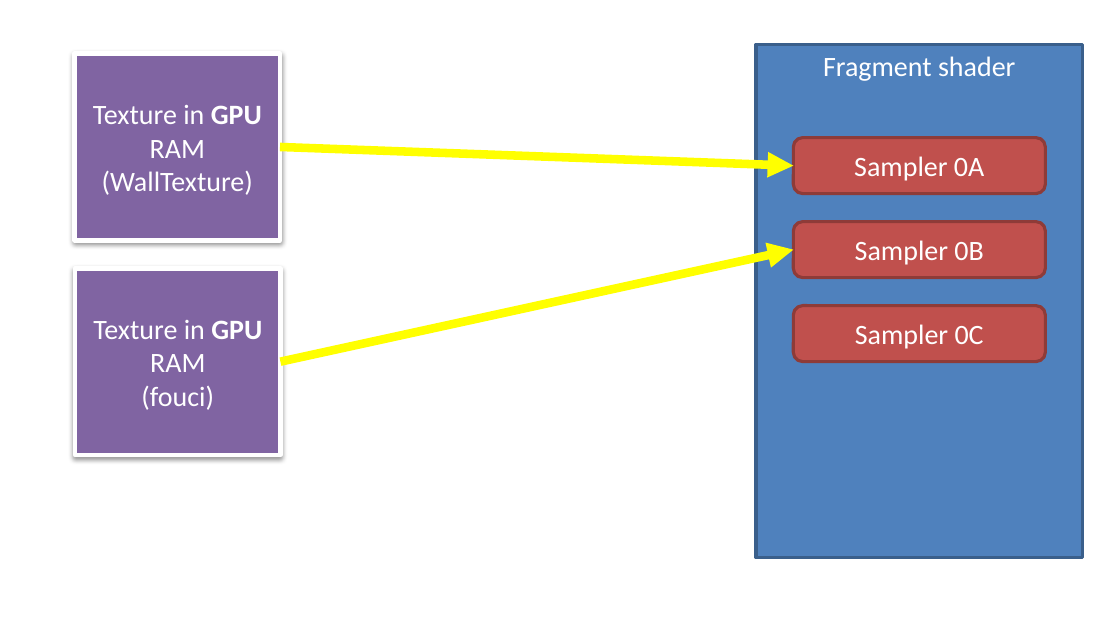
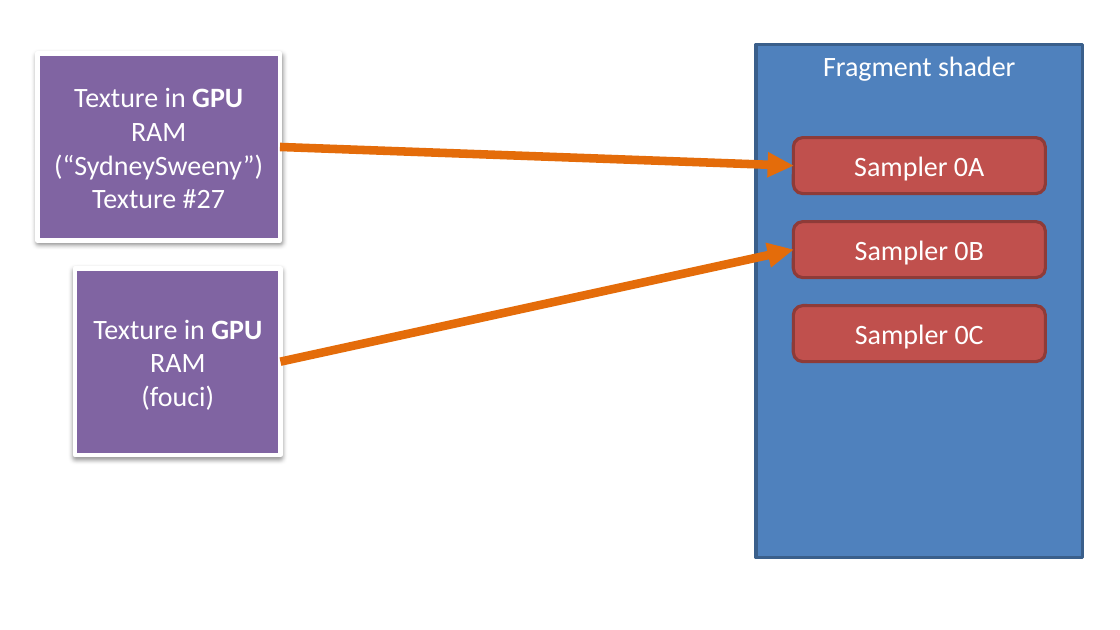
Before and after one commit to FeeneyCodes/INFO3111S25, a slide deck: slide 6 of Lectures/Day_12 Texturing, part 1/INFO3111_Texture_mapping (code on last slide).pptx. Drawn at 1120x630 pixels with LibreOffice and Linux fonts; fonts in the diff are those of the drawing. Boxes give left, top, right and bottom in pixels: in the first picture for what was removed or moved away, otherwise in the second. Text is boxed around its words. In the diff, an @@ line names an element or a change of style, - is before the commit and + after.

Commit message:
Added a powerpoint. Corrected spelling error

```diff
--- a/Lectures/Day_12 Texturing, part 1/INFO3111_Texture_mapping (code on last slide).pptx
+++ b/Lectures/Day_12 Texturing, part 1/INFO3111_Texture_mapping (code on last slide).pptx
@@ rectangle "Texture in GPU RAM": place and size @@
-rectangle "Texture in GPU RAM" at [75,54,280,241]
+rectangle "Texture in GPU RAM" at [37,54,280,241]
@@ arrow (280, 147) - (793, 166): stroke #FFFF00 5.5 pt to #E46C0A 5.5 pt @@
@@ text in rectangle at [54,155,263,208]: text changed @@
-(WallTexture)
+(“SydneySweeny”)
+Texture #27
@@ arrow (280, 362) - (793, 250): stroke #FFFF00 5.5 pt to #E46C0A 5.5 pt @@
```
Also in this commit, not shown: 4 other slides changed, 1 slide removed, 2 other files.
